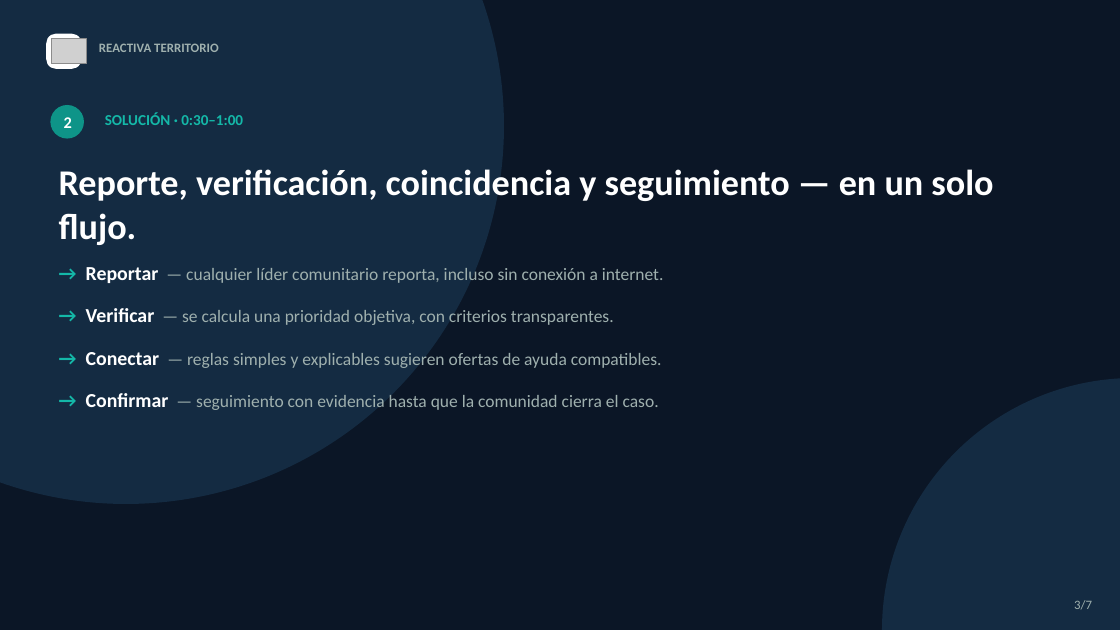
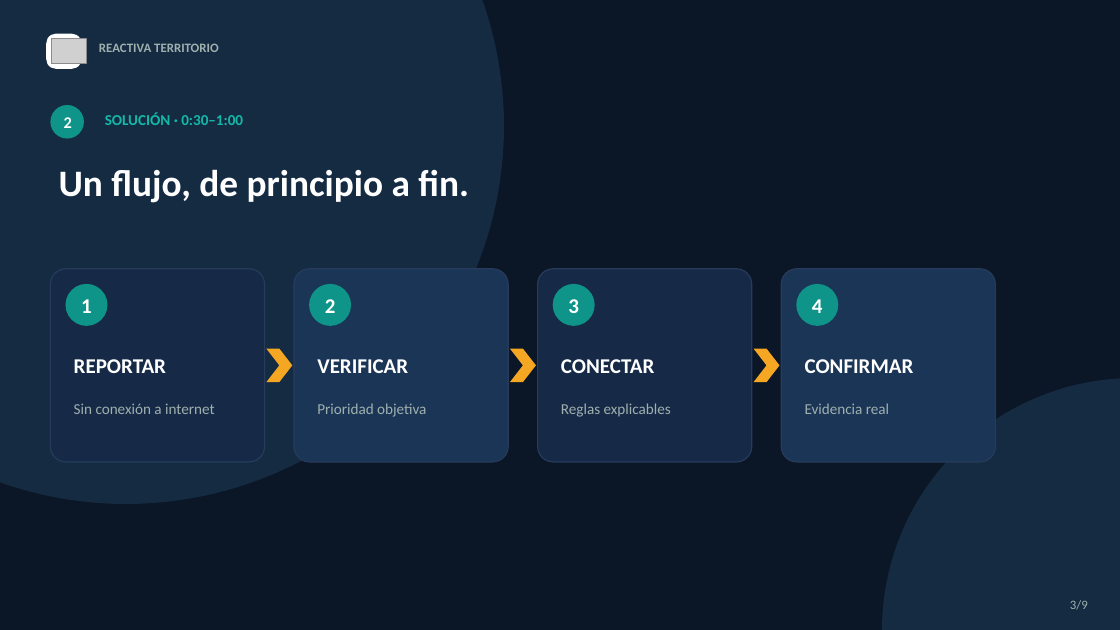
Before and after one commit to lnieto044/ReActiva_Territorio, a slide deck: slide 3 of docs/slides.pptx. Drawn at 1120x630 pixels with LibreOffice and Linux fonts; fonts in the diff are those of the drawing; grey boxes stand for pictures. Boxes give left, top, right and bottom in pixels: in the first picture for what was removed or moved away, otherwise in the second. Text is boxed around its words. In the diff, an @@ line names an element or a change of style, - is before the commit and + after.

Commit message:
Diapositivas mejoradas: fotos reales, diagrama de flujo, video embebido, graficas nativas, y cierre con QR de la plataforma

```diff
--- a/docs/slides.pptx
+++ b/docs/slides.pptx
@@ text at (59,169,469,203): text changed; size 31 to 32 pt @@
-Reporte, verificación, coincidencia y seguimiento — en un solo flujo.
+Un flujo, de principio a fin.
@@ rounded rectangle added at (50,269,265,462), fill #162A47, outline #273C5C 1 pt @@
@@ text removed at (86,267,664,410) @@
-→ Reportar — cualquier líder comunitario reporta, incluso sin conexión a internet.
-→ Verificar — se calcula una prioridad objetiva, con criterios transparentes.
-→ Conectar — reglas simples y explicables sugieren ofertas de ayuda compatibles.
-→ Confirmar — seguimiento con evidencia hasta que la comunidad cierra el caso.
@@ rounded rectangle added at (294,269,508,462), fill #1B3556, outline #273C5C 1 pt @@
@@ rounded rectangle added at (538,269,752,462), fill #162A47, outline #273C5C 1 pt @@
@@ rounded rectangle added at (781,269,996,462), fill #1B3556, outline #273C5C 1 pt @@
@@ ellipse added at (66,284,108,326), fill #0E9488, 18 pt, text #FFFFFF, bold @@
+1
@@ ellipse added at (309,284,351,326), fill #0E9488, 18 pt, text #FFFFFF, bold @@
+2
@@ ellipse added at (553,284,595,326), fill #0E9488, 18 pt, text #FFFFFF, bold @@
+3
@@ ellipse added at (797,284,839,326), fill #0E9488, 18 pt, text #FFFFFF, bold @@
+4
@@ text added at (74,359,166,373), 18 pt, text #FFFFFF, bold @@
+REPORTAR
@@ chevron added at (266,349,292,382), fill #F5A623 @@
@@ text added at (317,359,408,373), 18 pt, text #FFFFFF, bold @@
+VERIFICAR
@@ chevron added at (510,349,536,382), fill #F5A623 @@
@@ text added at (561,359,654,373), 18 pt, text #FFFFFF, bold @@
+CONECTAR
@@ chevron added at (754,349,780,382), fill #F5A623 @@
@@ text added at (805,359,914,373), 18 pt, text #FFFFFF, bold @@
+CONFIRMAR
@@ text added at (74,403,215,414), 13 pt, text #9FB0AE @@
+Sin conexión a internet
@@ text added at (317,403,426,417), 13 pt, text #9FB0AE @@
+Prioridad objetiva
@@ text added at (561,403,671,417), 13 pt, text #9FB0AE @@
+Reglas explicables
@@ text added at (805,403,889,414), 13 pt, text #9FB0AE @@
+Evidencia real
@@ text at (1070,600,1088,610): text changed @@
-3/7
+3/9
```
Also in this commit, not shown: 5 other slides changed, 3 slides added, 1 slide removed, 1 other file.
